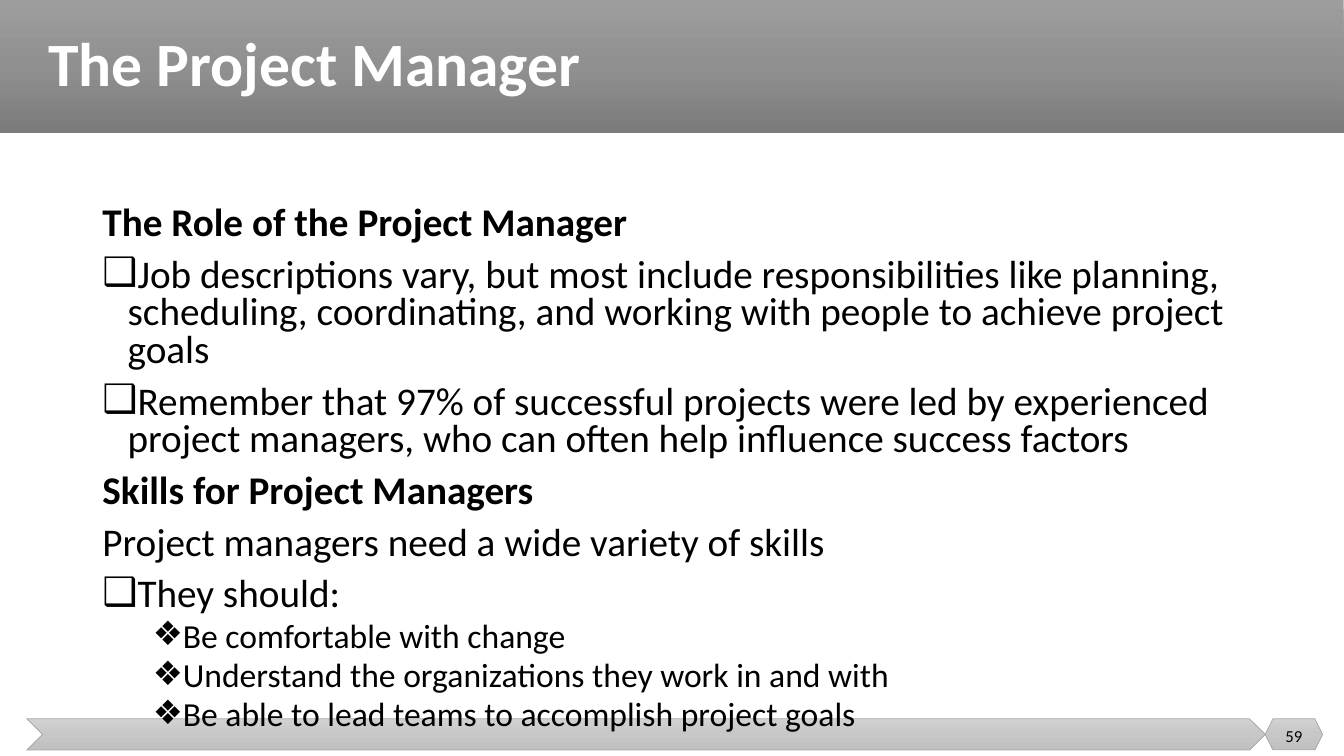
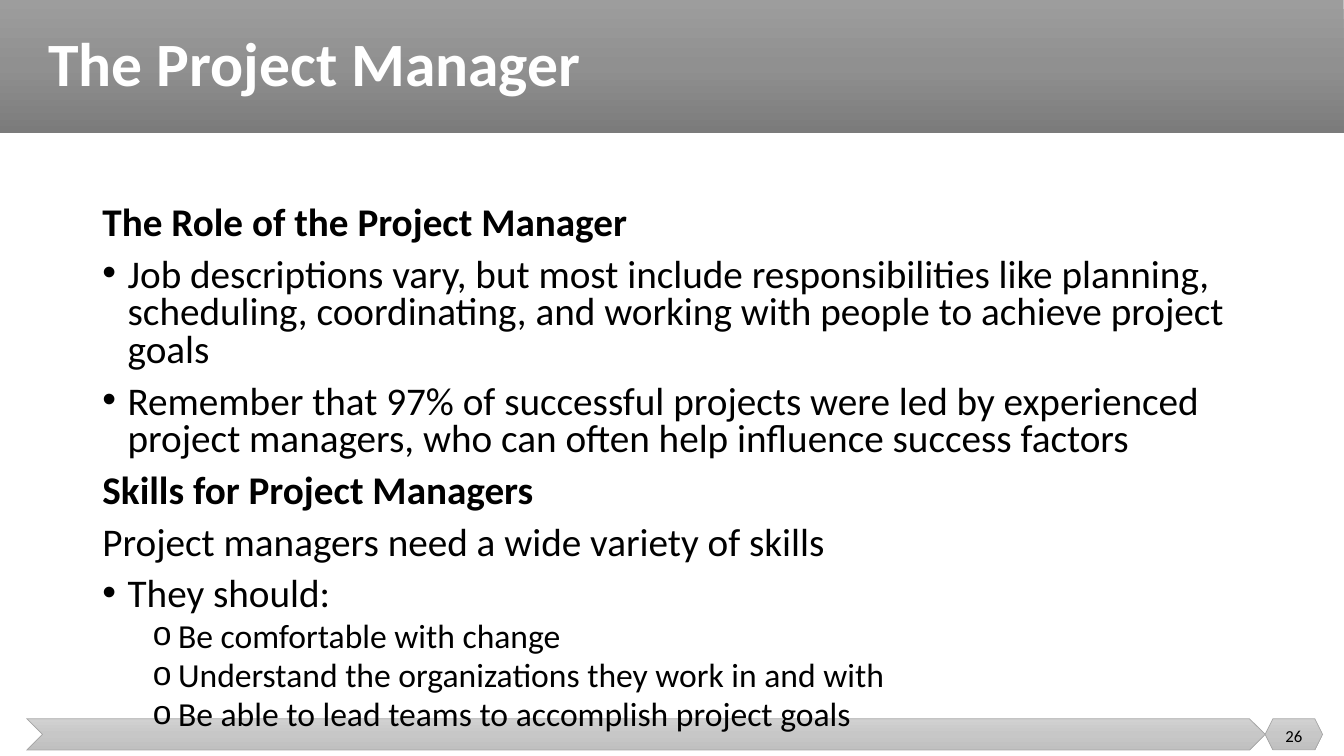
Before and after one commit to malenezi/malenezi, a slide deck: slide 26 of SE423/Lectures/2-SE Context/Project Management and SE Context.pptx (slide 59 before the commit). Drawn at 1344x756 pixels with LibreOffice and Linux fonts; fonts in the diff are those of the drawing. Boxes give left, top, right and bottom in pixels: in the first picture for what was removed or moved away, otherwise in the second. Text is boxed around its words. In the diff, an @@ line names an element or a change of style, - is before the commit and + after.

```diff
--- a/SE423/Lectures/2-SE Context/Project Management and SE Context.pptx
+++ b/SE423/Lectures/2-SE Context/Project Management and SE Context.pptx
@@ text at bbox=[128, 260, 1224, 732]: bullet ❑ to •; bullet ❖ to o @@
@@ page number at bbox=[1285, 730, 1302, 742]: text changed @@
-59
+26
```
Also in this commit, not shown: 12 other slides changed, 1 slide added, 3 slides removed.
